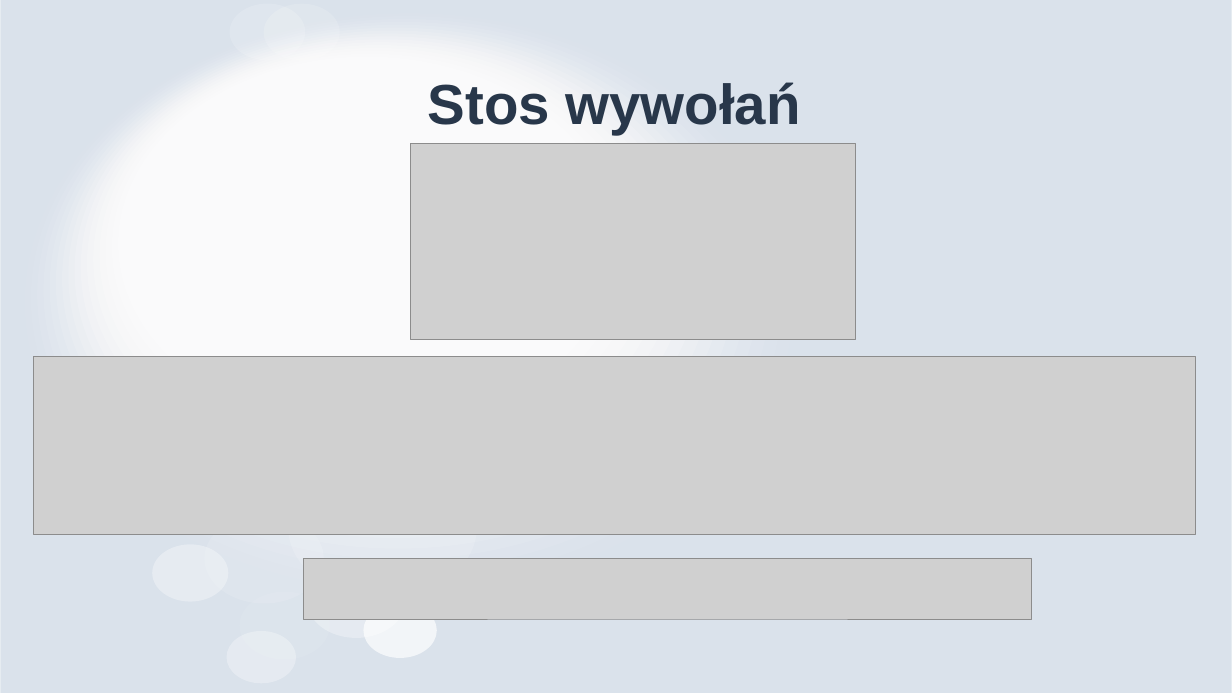
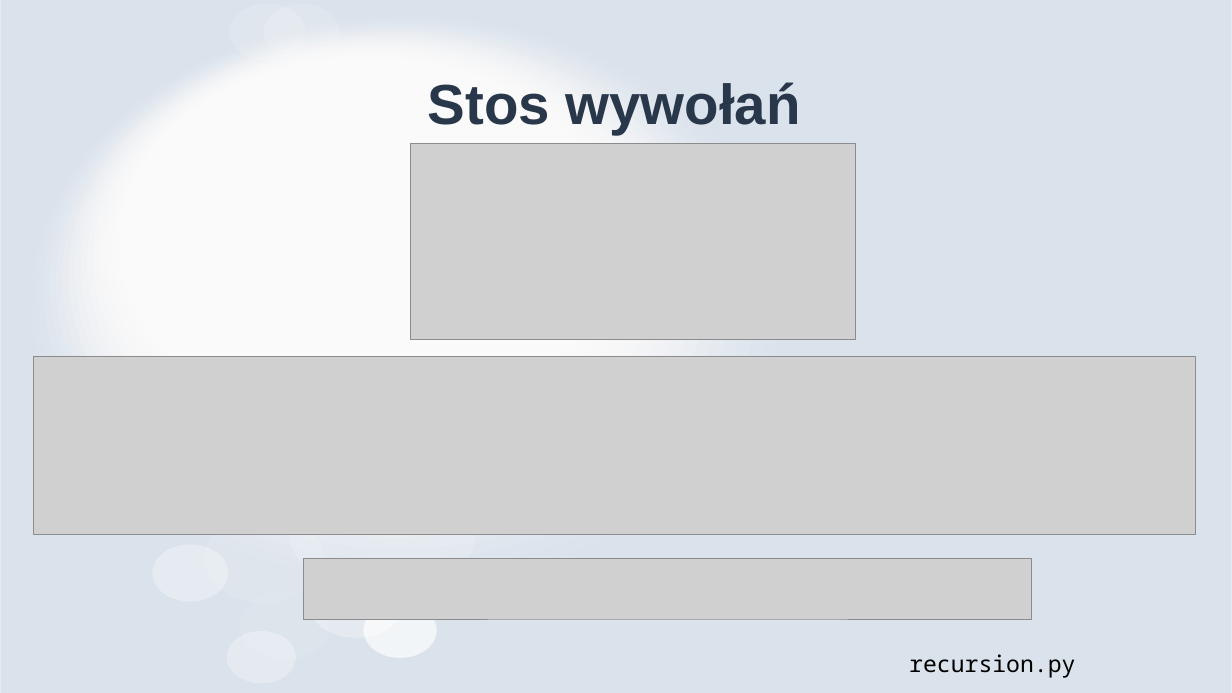
Before and after one commit to MikoStoro/ETI_Academy_python, a slide deck: slide 15 of Intro/Wprowadzenie.pptx. Drawn at 1232x693 pixels with LibreOffice and Linux fonts; fonts in the diff are those of the drawing; grey boxes stand for pictures. Boxes give left, top, right and bottom in pixels: in the first picture for what was removed or moved away, otherwise in the second. Text is boxed around its words. In the diff, an @@ line names an element or a change of style, - is before the commit and + after.

```diff
--- a/Intro/Wprowadzenie.pptx
+++ b/Intro/Wprowadzenie.pptx
@@ text added at box(909, 654, 1075, 678), 18 pt, text #000000 @@
+recursion.py
```
Also in this commit, not shown: 6 other slides changed, 4 other files.
